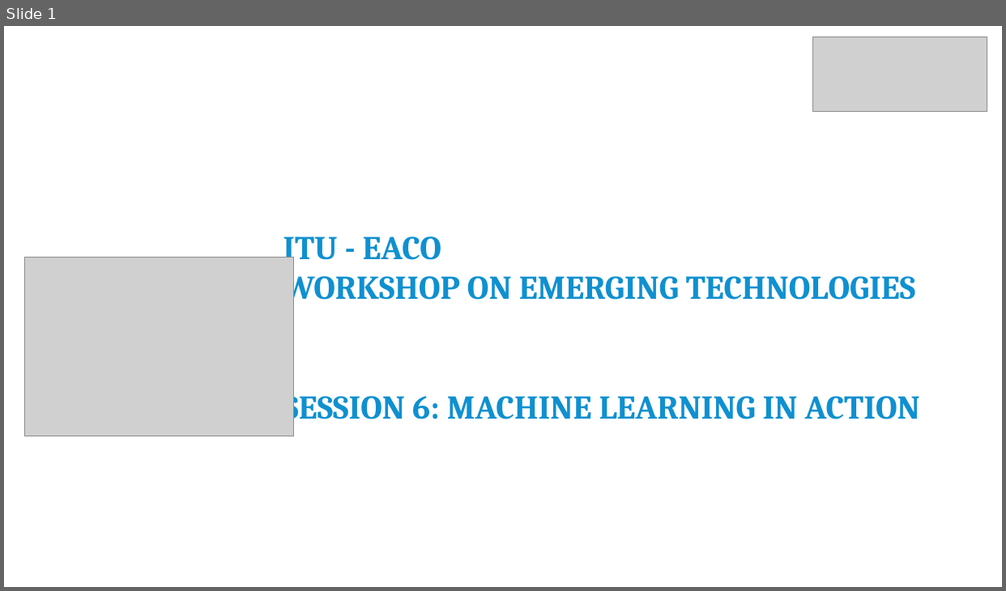
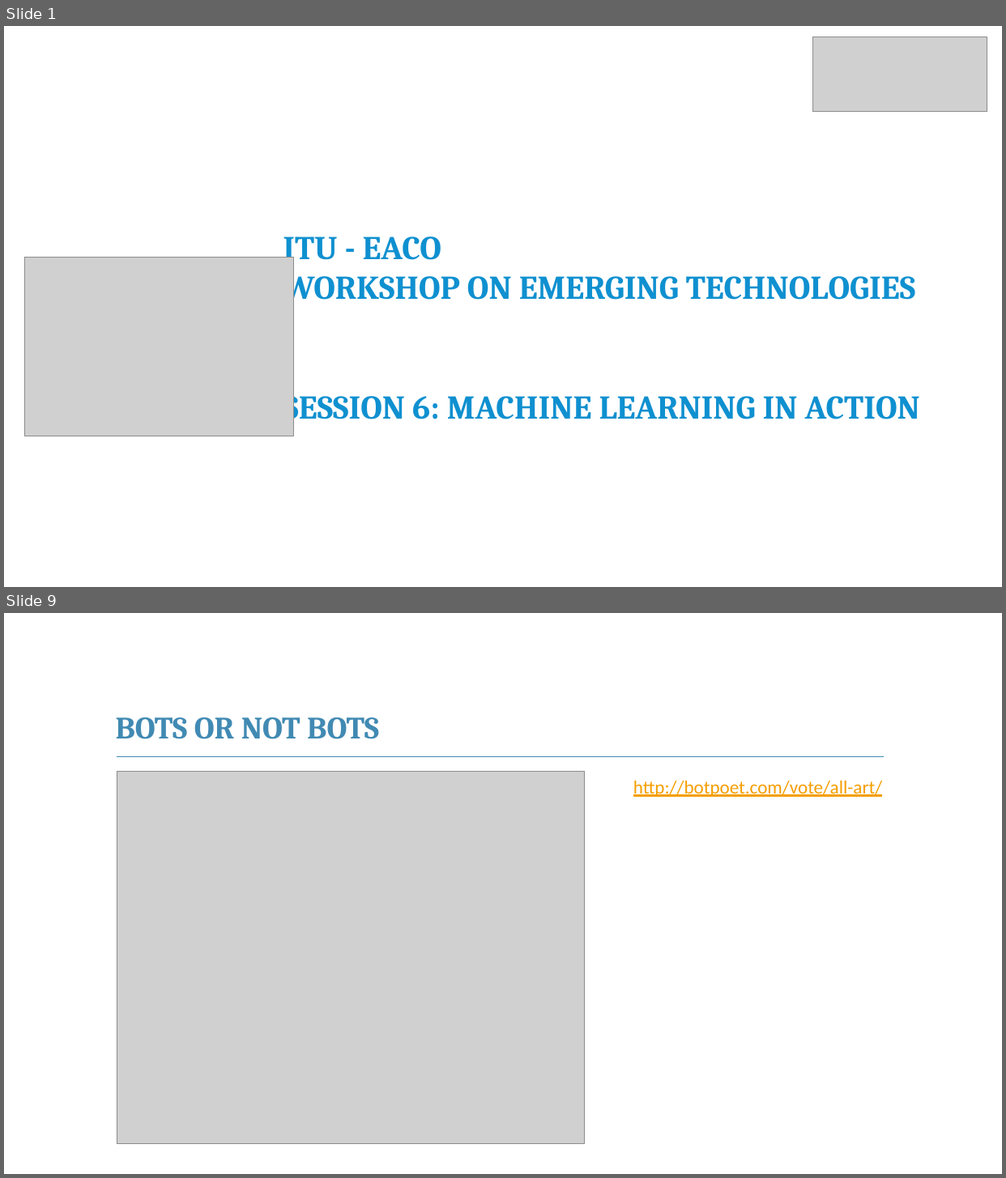
Before and after one commit to franckalbinet/itu-eaco-zanzibar-12-2018, a slide deck: presentations/session-10-machine-learning-in-action.pptx. Shown one above the other, each under a label of ours: slide 1 before the commit, slides 1 and 9 after it; the slides between them are not shown. The pictures are 1006x591 and 1006x1178 pixels, drawn with LibreOffice and Linux fonts; fonts in the diff are those of the drawing; grey boxes stand for pictures; background and template pictures are left out. Boxes give left, top, right and bottom in pixels: in the first picture for what was removed or moved away, otherwise in the second. Text is boxed around its words. In the diff, an @@ line names an element or a change of style, - is before the commit and + after.

```diff
--- a/presentations/session-10-machine-learning-in-action.pptx
+++ b/presentations/session-10-machine-learning-in-action.pptx
@@ slide 9 added at <box>4,613,1002,1174</box>, background #FFFFFF @@
@@ text added at <box>116,717,379,739</box>, 30 pt, text #418AB3, bold @@
+BOTS OR NOT BOTS
@@ line added from (117, 756) to (884, 756), #418AB3 1 pt @@
@@ picture added at <box>117,772,585,1144</box> @@
@@ text added at <box>633,781,882,797</box>, 18 pt, text #F59E00, underline @@
+http://botpoet.com/vote/all-art/
```
Also in this commit, not shown: 1 slide changed, 7 other slides added, 1 slide removed.
